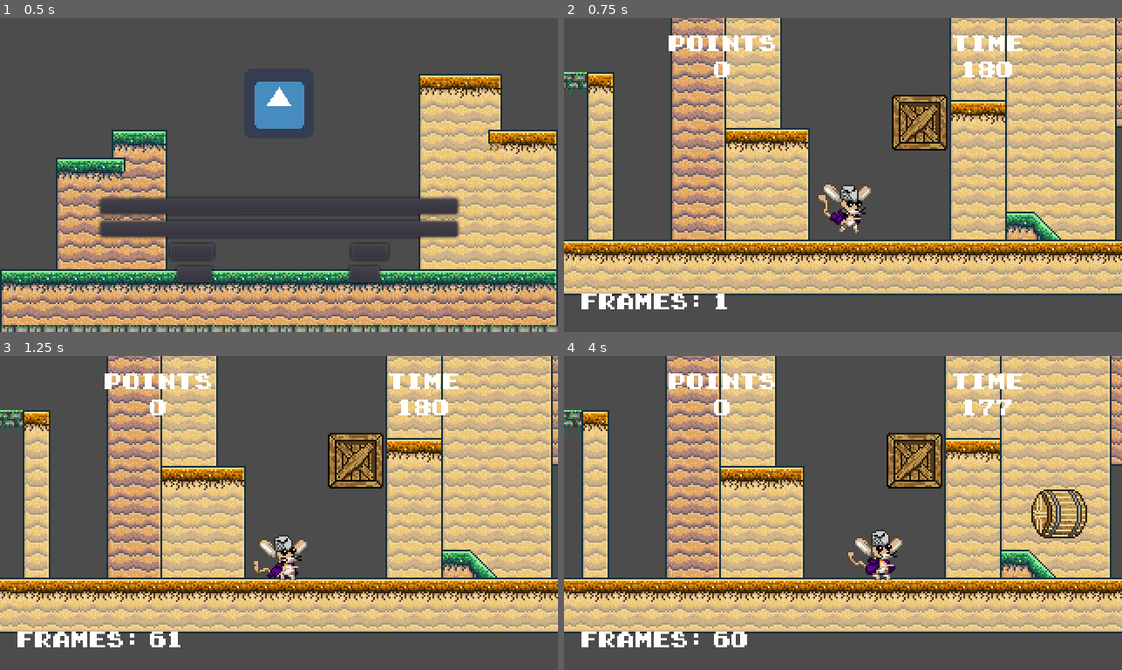
Above: before the commit, frames 1-4 (two rows, left to right).
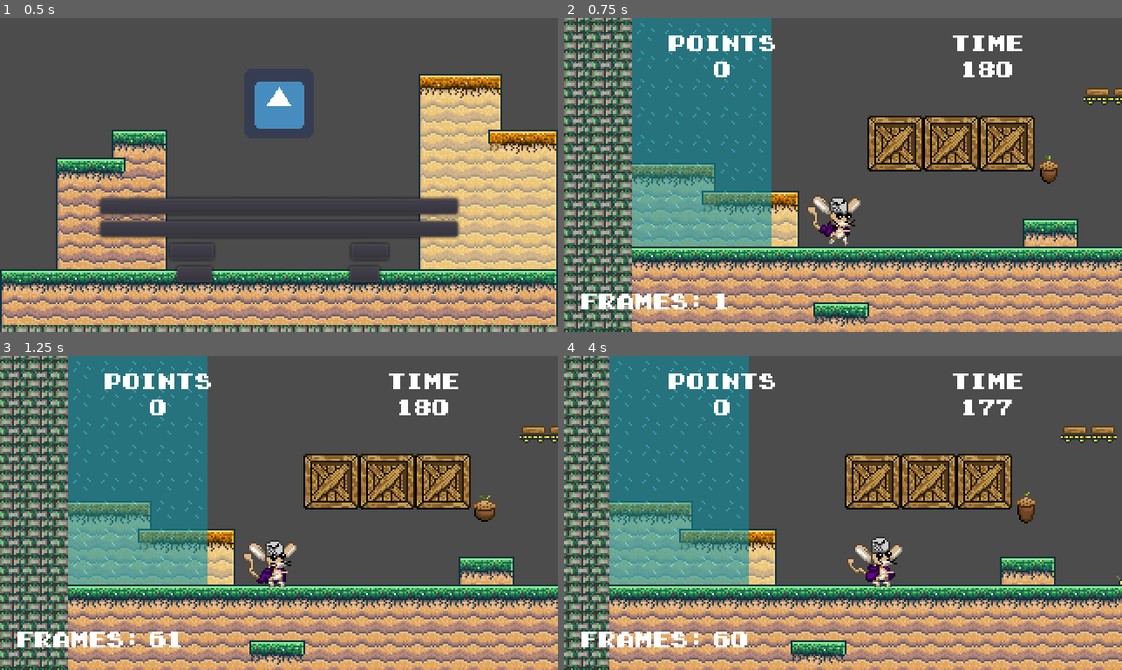
Above: after the commit, the same moments.

Repository: kmaxare/project-one
Game: Godot game, scene res://GUI/main_screen.tscn
The game is run twice, just before and just after one commit, with the same random seed, the same clock (stepped at 60 frames per second) and the same inputs. The engine's default icon, where the game draws it, is replaced by a stand-in: a white triangle on a blue panel in a dark square.
Inputs:
- Up to frame 1 (0.5 s): no input
- Up to frame 2 (0.75 s): click "Start" at 0.5 s
- Up to frame 3 (1.25 s): no input
- Up to frame 4 (4 s): hold Right (ui_right) 1.28-2.78 s; hold Left (ui_left) 2.78-3.53 s; hold Right (ui_right) from 3.53 s (still down)

Frame 1 is identical in both runs. In frame 2, 78% of the frame differs, in the area x 0-100%, y 0-100%; in frame 3, 78%; in frame 4, 79%.

Commit message:
Ajustando posicion de directoris escenas - terminado

Diff:
--- a/GUI/main_screen.gd
+++ b/GUI/main_screen.gd
@@ -3,7 +3,7 @@
 #Función que se activa cuando se presiona el botón "start"
 func _on_start_pressed():
 	#Cambia a la escena "level-one.tscn"
-	get_tree().change_scene("res://scenes/levels/level_one.tscn")
+	get_tree().change_scene("res://levels/level_one.tscn")
 
 #Función que se activa cuando se presiona el botón "score"
 func _on_score_pressed():
--- a/scenes/levels/level_one.tscn
+++ b/levels/level_one.tscn
@@ -1,23 +1,23 @@
 [gd_scene load_steps=15 format=2]
 
-[ext_resource path="res://interactive_objects/trap_board.tscn" type="PackedScene" id=1]
-[ext_resource path="res://interactive_objects/seed_point.tscn" type="PackedScene" id=2]
-[ext_resource path="res://interactive_objects/powerup.tscn" type="PackedScene" id=3]
-[ext_resource path="res://interactive_objects/surprise_block.tscn" type="PackedScene" id=4]
-[ext_resource path="res://characters/player/jerbo_player.tscn" type="PackedScene" id=5]
-[ext_resource path="res://characters/enemy/snake_enemy.tscn" type="PackedScene" id=6]
-[ext_resource path="res://interactive_objects/rotating_wheel.tscn" type="PackedScene" id=7]
-[ext_resource path="res://interactive_objects/barrel_generator.tscn" type="PackedScene" id=8]
-[ext_resource path="res://tiles/floor.tscn" type="PackedScene" id=9]
-[ext_resource path="res://characters/enemy/crab_enemy.tscn" type="PackedScene" id=10]
-[ext_resource path="res://characters/enemy/pigx_enemy.tscn" type="PackedScene" id=11]
-[ext_resource path="res://interactive_objects/immerse_death.tscn" type="PackedScene" id=12]
-[ext_resource path="res://scenes/levels/level_one.gd" type="Script" id=13]
-[ext_resource path="res://GUI/GUI.tscn" type="PackedScene" id=14]
+[ext_resource path="res://characters/enemy/crab_enemy.tscn" type="PackedScene" id=1]
+[ext_resource path="res://characters/player/jerbo_player.tscn" type="PackedScene" id=2]
+[ext_resource path="res://characters/enemy/pigx_enemy.tscn" type="PackedScene" id=3]
+[ext_resource path="res://interactive_objects/rotating_wheel.tscn" type="PackedScene" id=4]
+[ext_resource path="res://tiles/floor.tscn" type="PackedScene" id=5]
+[ext_resource path="res://interactive_objects/trap_board.tscn" type="PackedScene" id=6]
+[ext_resource path="res://interactive_objects/surprise_block.tscn" type="PackedScene" id=7]
+[ext_resource path="res://interactive_objects/seed_point.tscn" type="PackedScene" id=8]
+[ext_resource path="res://interactive_objects/immerse_death.tscn" type="PackedScene" id=9]
+[ext_resource path="res://interactive_objects/powerup.tscn" type="PackedScene" id=10]
+[ext_resource path="res://GUI/GUI.tscn" type="PackedScene" id=11]
+[ext_resource path="res://characters/enemy/snake_enemy.tscn" type="PackedScene" id=12]
+[ext_resource path="res://interactive_objects/barrel_generator.tscn" type="PackedScene" id=13]
+[ext_resource path="res://levels/level_one.gd" type="Script" id=14]
 
 [node name="LevelOne" type="Node2D"]
 pause_mode = 1
-script = ExtResource( 13 )
+script = ExtResource( 14 )
 
 [node name="Settings" type="Node2D" parent="."]
 
@@ -27,192 +27,191 @@
 [node name="CornerBR" type="Position2D" parent="Settings"]
 position = Vector2( 1522, 548 )
 
-[node name="BottomFloor" parent="." groups=["foor"] instance=ExtResource( 9 )]
+[node name="BottomFloor" parent="." groups=["foor"] instance=ExtResource( 5 )]
 position = Vector2( 33, -13 )
 tile_data = PoolIntArray( -1900546, 52, 0, -1900545, 52, 0, -1966080, 52, 0, -1966079, 52, 0, -1966078, 52, 0, -1966077 …(44866 unchanged characters)…
 
-[node name="JerboPlayer" parent="." instance=ExtResource( 5 )]
-position = Vector2( 484, 110 )
+[node name="JerboPlayer" parent="." instance=ExtResource( 2 )]
+position = Vector2( 164, 465 )
 
 [node name="Enemies" type="Node2D" parent="."]
 
-[node name="CrabEnemy" parent="Enemies" instance=ExtResource( 10 )]
+[node name="CrabEnemy" parent="Enemies" instance=ExtResource( 1 )]
 position = Vector2( 415, 218 )
 
-[node name="CrabEnemy2" parent="Enemies" instance=ExtResource( 10 )]
+[node name="CrabEnemy2" parent="Enemies" instance=ExtResource( 1 )]
 position = Vector2( 387, -337 )
 
-[node name="CrabEnemy3" parent="Enemies" instance=ExtResource( 10 )]
+[node name="CrabEnemy3" parent="Enemies" instance=ExtResource( 1 )]
 position = Vector2( 576, 472 )
 
-[node name="CrabEnemy4" parent="Enemies" instance=ExtResource( 10 )]
+[node name="CrabEnemy4" parent="Enemies" instance=ExtResource( 1 )]
 position = Vector2( 496, -235 )
 
-[node name="PigxEnemy" parent="Enemies" instance=ExtResource( 11 )]
+[node name="PigxEnemy" parent="Enemies" instance=ExtResource( 3 )]
 position = Vector2( 1087, 23 )
 
-[node name="SnakeEnemy" parent="Enemies" instance=ExtResource( 6 )]
+[node name="SnakeEnemy" parent="Enemies" instance=ExtResource( 12 )]
 position = Vector2( 859, 20 )
 
-[node name="UpperFloor" parent="." groups=["foor"] instance=ExtResource( 9 )]
+[node name="UpperFloor" parent="." groups=["foor"] instance=ExtResource( 5 )]
 position = Vector2( 33, -13 )
 tile_data = PoolIntArray( -1048575, 65, 0, -1048574, 65, 0, -1048573, 65, 0, -1048572, 65, 0, -1048571, 65, 0, -983039, …(8370 unchanged characters)…
 
 [node name="InteractiveBlocks" type="Node2D" parent="."]
 
-[node name="RotatingWheel" parent="InteractiveBlocks" instance=ExtResource( 7 )]
+[node name="RotatingWheel" parent="InteractiveBlocks" instance=ExtResource( 4 )]
 position = Vector2( 928, -62 )
 
-[node name="BarrelGenerator" parent="InteractiveBlocks" instance=ExtResource( 8 )]
+[node name="BarrelGenerator" parent="InteractiveBlocks" instance=ExtResource( 13 )]
 position = Vector2( 611, 37 )
-direction = 0
-
-[node name="ImmerseDeath" parent="InteractiveBlocks" instance=ExtResource( 12 )]
+
+[node name="ImmerseDeath" parent="InteractiveBlocks" instance=ExtResource( 9 )]
 position = Vector2( 388, 607 )
 
-[node name="ImmerseDeath2" parent="InteractiveBlocks" instance=ExtResource( 12 )]
+[node name="ImmerseDeath2" parent="InteractiveBlocks" instance=ExtResource( 9 )]
 position = Vector2( 505, 607 )
 
-[node name="ImmerseDeath3" parent="InteractiveBlocks" instance=ExtResource( 12 )]
+[node name="ImmerseDeath3" parent="InteractiveBlocks" instance=ExtResource( 9 )]
 position = Vector2( 682, 607 )
 
-[node name="ImmerseDeath4" parent="InteractiveBlocks" instance=ExtResource( 12 )]
+[node name="ImmerseDeath4" parent="InteractiveBlocks" instance=ExtResource( 9 )]
 position = Vector2( 828, 609 )
 
-[node name="ImmerseDeath5" parent="InteractiveBlocks" instance=ExtResource( 12 )]
+[node name="ImmerseDeath5" parent="InteractiveBlocks" instance=ExtResource( 9 )]
 position = Vector2( 1197, 230 )
 
 [node name="TrapBoard" type="Node2D" parent="."]
 
-[node name="TrapBoard1" parent="TrapBoard" instance=ExtResource( 1 )]
+[node name="TrapBoard1" parent="TrapBoard" instance=ExtResource( 6 )]
 position = Vector2( 401, 507 )
 
-[node name="TrapBoard2" parent="TrapBoard" instance=ExtResource( 1 )]
+[node name="TrapBoard2" parent="TrapBoard" instance=ExtResource( 6 )]
 position = Vector2( 465, 507 )
 
-[node name="TrapBoard3" parent="TrapBoard" instance=ExtResource( 1 )]
+[node name="TrapBoard3" parent="TrapBoard" instance=ExtResource( 6 )]
 position = Vector2( 529, 507 )
 
-[node name="TrapBoard4" parent="TrapBoard" instance=ExtResource( 1 )]
+[node name="TrapBoard4" parent="TrapBoard" instance=ExtResource( 6 )]
 position = Vector2( 673, 507 )
 
-[node name="TrapBoard5" parent="TrapBoard" instance=ExtResource( 1 )]
+[node name="TrapBoard5" parent="TrapBoard" instance=ExtResource( 6 )]
 position = Vector2( 817, 507 )
 
-[node name="TrapBoard6" parent="TrapBoard" instance=ExtResource( 1 )]
+[node name="TrapBoard6" parent="TrapBoard" instance=ExtResource( 6 )]
 position = Vector2( 881, 507 )
 
-[node name="TrapBoard7" parent="TrapBoard" instance=ExtResource( 1 )]
+[node name="TrapBoard7" parent="TrapBoard" instance=ExtResource( 6 )]
 position = Vector2( 324, 416 )
 
 [node name="SurpriseBlock" type="Node2D" parent="."]
 
-[node name="SurpriseBlock1" parent="SurpriseBlock" instance=ExtResource( 4 )]
+[node name="SurpriseBlock1" parent="SurpriseBlock" instance=ExtResource( 7 )]
 position = Vector2( 200, 440 )
 
-[node name="SurpriseBlock2" parent="SurpriseBlock" instance=ExtResource( 4 )]
+[node name="SurpriseBlock2" parent="SurpriseBlock" instance=ExtResource( 7 )]
 position = Vector2( 232, 440 )
 box = 3
 
-[node name="SurpriseBlock3" parent="SurpriseBlock" instance=ExtResource( 4 )]
+[node name="SurpriseBlock3" parent="SurpriseBlock" instance=ExtResource( 7 )]
 position = Vector2( 264, 440 )
 
-[node name="SurpriseBlock4" parent="SurpriseBlock" instance=ExtResource( 4 )]
+[node name="SurpriseBlock4" parent="SurpriseBlock" instance=ExtResource( 7 )]
 position = Vector2( 528, 80 )
 box = 3
 
-[node name="SurpriseBlock5" parent="SurpriseBlock" instance=ExtResource( 4 )]
+[node name="SurpriseBlock5" parent="SurpriseBlock" instance=ExtResource( 7 )]
 position = Vector2( 408, -232 )
 box = 2
 
-[node name="SurpriseBlock6" parent="SurpriseBlock" instance=ExtResource( 4 )]
+[node name="SurpriseBlock6" parent="SurpriseBlock" instance=ExtResource( 7 )]
 position = Vector2( 896, -424 )
 box = 3
 
-[node name="SurpriseBlock7" parent="SurpriseBlock" instance=ExtResource( 4 )]
+[node name="SurpriseBlock7" parent="SurpriseBlock" instance=ExtResource( 7 )]
 position = Vector2( 928, -424 )
 box = 2
 
-[node name="SurpriseBlock8" parent="SurpriseBlock" instance=ExtResource( 4 )]
+[node name="SurpriseBlock8" parent="SurpriseBlock" instance=ExtResource( 7 )]
 position = Vector2( 1288, -432 )
 box = 2
 
-[node name="SurpriseBlock9" parent="SurpriseBlock" instance=ExtResource( 4 )]
+[node name="SurpriseBlock9" parent="SurpriseBlock" instance=ExtResource( 7 )]
 position = Vector2( 1320, -432 )
 
-[node name="SurpriseBlock10" parent="SurpriseBlock" instance=ExtResource( 4 )]
+[node name="SurpriseBlock10" parent="SurpriseBlock" instance=ExtResource( 7 )]
 position = Vector2( 304, 232 )
 box = 3
 
-[node name="SurpriseBlock11" parent="SurpriseBlock" instance=ExtResource( 4 )]
+[node name="SurpriseBlock11" parent="SurpriseBlock" instance=ExtResource( 7 )]
 position = Vector2( 608, 416 )
 box = 4
 
 [node name="Points" type="Node2D" parent="."]
 
-[node name="SeedPoint" parent="Points" instance=ExtResource( 2 )]
+[node name="SeedPoint" parent="Points" instance=ExtResource( 8 )]
 position = Vector2( 288, 456 )
 
-[node name="SeedPoint1" parent="Points" instance=ExtResource( 2 )]
+[node name="SeedPoint1" parent="Points" instance=ExtResource( 8 )]
 position = Vector2( 680, 344 )
 
-[node name="SeedPoint2" parent="Points" instance=ExtResource( 2 )]
+[node name="SeedPoint2" parent="Points" instance=ExtResource( 8 )]
 position = Vector2( 744, 296 )
 
-[node name="SeedPoint3" parent="Points" instance=ExtResource( 2 )]
+[node name="SeedPoint3" parent="Points" instance=ExtResource( 8 )]
 position = Vector2( 632, 232 )
 
-[node name="SeedPoint4" parent="Points" instance=ExtResource( 2 )]
+[node name="SeedPoint4" parent="Points" instance=ExtResource( 8 )]
 position = Vector2( 504, 216 )
 
-[node name="SeedPoint5" parent="Points" instance=ExtResource( 2 )]
+[node name="SeedPoint5" parent="Points" instance=ExtResource( 8 )]
 position = Vector2( 128, 176 )
 
-[node name="SeedPoint6" parent="Points" instance=ExtResource( 2 )]
+[node name="SeedPoint6" parent="Points" instance=ExtResource( 8 )]
 position = Vector2( 1144, -32 )
 
-[node name="SeedPoint7" parent="Points" instance=ExtResource( 2 )]
+[node name="SeedPoint7" parent="Points" instance=ExtResource( 8 )]
 position = Vector2( 528, -72 )
 
-[node name="SeedPoint8" parent="Points" instance=ExtResource( 2 )]
+[node name="SeedPoint8" parent="Points" instance=ExtResource( 8 )]
 position = Vector2( 448, -8 )
 
-[node name="SeedPoint9" parent="Points" instance=ExtResource( 2 )]
+[node name="SeedPoint9" parent="Points" instance=ExtResource( 8 )]
 position = Vector2( 616, -400 )
 
-[node name="SeedPoint10" parent="Points" instance=ExtResource( 2 )]
+[node name="SeedPoint10" parent="Points" instance=ExtResource( 8 )]
 position = Vector2( 512, -352 )
 
-[node name="SeedPoint11" parent="Points" instance=ExtResource( 2 )]
+[node name="SeedPoint11" parent="Points" instance=ExtResource( 8 )]
 position = Vector2( 256, -328 )
 
-[node name="SeedPoint12" parent="Points" instance=ExtResource( 2 )]
+[node name="SeedPoint12" parent="Points" instance=ExtResource( 8 )]
 position = Vector2( 1104, -280 )
 
-[node name="SeedPoint13" parent="Points" instance=ExtResource( 2 )]
+[node name="SeedPoint13" parent="Points" instance=ExtResource( 8 )]
 position = Vector2( 1104, -168 )
 
-[node name="SeedPoint14" parent="Points" instance=ExtResource( 2 )]
+[node name="SeedPoint14" parent="Points" instance=ExtResource( 8 )]
 position = Vector2( 1008, -224 )
 
-[node name="SeedPoint15" parent="Points" instance=ExtResource( 2 )]
+[node name="SeedPoint15" parent="Points" instance=ExtResource( 8 )]
 position = Vector2( 1008, -360 )
 
-[node name="SeedPoint16" parent="Points" instance=ExtResource( 2 )]
+[node name="SeedPoint16" parent="Points" instance=ExtResource( 8 )]
 position = Vector2( 1200, 96 )
 
 [node name="PowerUp" type="Node2D" parent="."]
 position = Vector2( 832, 216 )
 
-[node name="Powerup1" parent="PowerUp" instance=ExtResource( 3 )]
-
-[node name="Powerup2" parent="PowerUp" instance=ExtResource( 3 )]
+[node name="Powerup1" parent="PowerUp" instance=ExtResource( 10 )]
+
+[node name="Powerup2" parent="PowerUp" instance=ExtResource( 10 )]
 position = Vector2( -728, -504 )
 
-[node name="Powerup3" parent="PowerUp" instance=ExtResource( 3 )]
+[node name="Powerup3" parent="PowerUp" instance=ExtResource( 10 )]
 position = Vector2( -56, -352 )
 
-[node name="Powerup4" parent="PowerUp" instance=ExtResource( 3 )]
+[node name="Powerup4" parent="PowerUp" instance=ExtResource( 10 )]
 position = Vector2( 648, -512 )
 
-[node name="GUI" parent="." instance=ExtResource( 14 )]
+[node name="GUI" parent="." instance=ExtResource( 11 )]
--- a/project.godot
+++ b/project.godot
@@ -16,7 +16,7 @@
 
 [autoload]
 
-GameHandler="*res://scenes/game_handler.gd"
+GameHandler="*res://game_handler.gd"
 
 [display]
 
Renamed: scenes/game_handler.gd -> game_handler.gd
Renamed: scenes/levels/level_one.gd -> levels/level_one.gd
